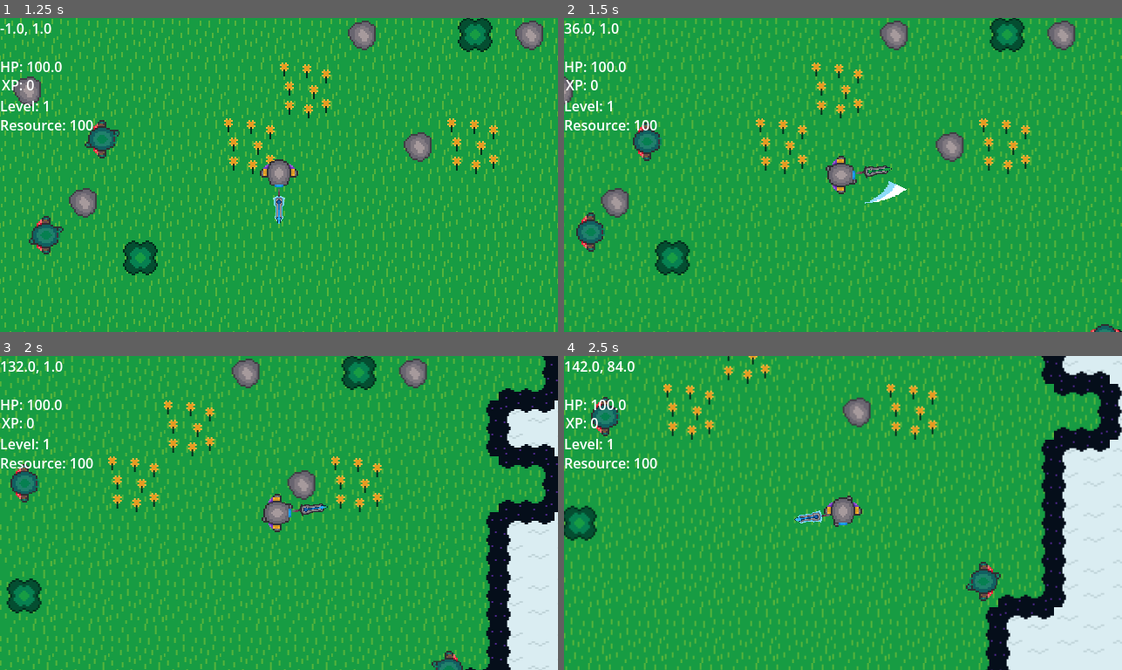
Above: before the commit, frames 1-4 (two rows, left to right).
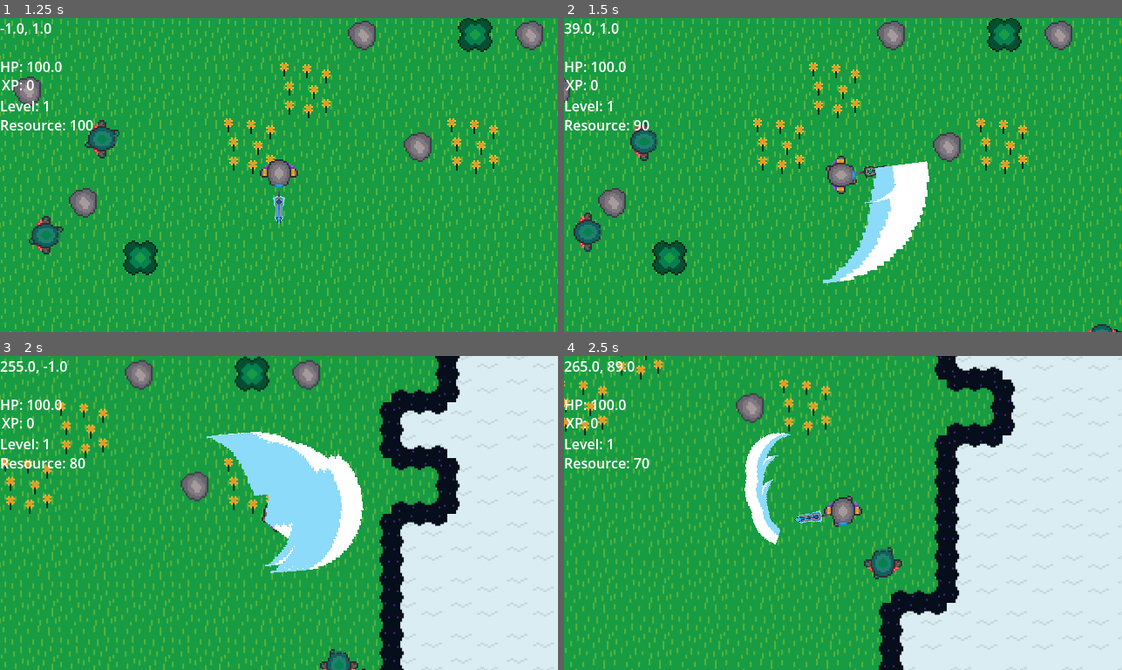
Above: after the commit, the same moments.

Repository: coder1015/real-roguelite
Game: Godot game, scene res://Scenes/main_menu.tscn
Two runs of this game, one before a commit and one after it. Both use one fixed random seed, a clock stepped at 60 frames per second and the inputs below.
Inputs (mouse positions are in pixels of both pictures, inside the frame that each line leads up to):
- Up to frame 1 (1.25 s): click "Start" at 0.5 s
- Up to frame 2 (1.5 s): move the mouse to (965, 159) at 1.27 s; hold D (move_right) from 1.28 s (still down); tap 1 (ability_1) at 1.35 s; click (965, 159) at 1.42 s
- Up to frame 3 (2 s): keep holding D (move_right); tap 2 (ability_2) at 1.55 s
- Up to frame 4 (2.5 s): move the mouse to (731, 528) at 2.02 s; release D (move_right) at 2.03 s; hold S (move_down) from 2.03 s (still down); tap 2 (ability_2) at 2.1 s; tap 3 (ability_3) at 2.3 s

Frame 1 is identical in both runs. In frame 2, 26% of the frame differs, in the area x 0-100%, y 0-100%; in frame 3, 49%; in frame 4, 42%.
Error before the commit: Parse Error: Could not resolve super class inheritance from "BaseAbility". (res://Scripts/SwordAbilities/big_slash.gd:2)

Commit message:
cooldowns added

Diff:
--- a/real-roguelike-godot-name/Scripts/SwordAbilities/slash_dash.gd
+++ b/real-roguelike-godot-name/Scripts/SwordAbilities/slash_dash.gd
@@ -13,6 +13,7 @@
 	cooldown_time = 3.0
 
 func _process(delta: float) -> void:
+	super._process(delta)
 	if _dashing:
 		_do_slash()
 		player.knockback_velocity = _dash_dir * dash_speed
--- a/real-roguelike-godot-name/Scripts/base_ability.gd
+++ b/real-roguelike-godot-name/Scripts/base_ability.gd
@@ -12,10 +12,14 @@
 func _ready() -> void:
 	player = get_tree().get_first_node_in_group("player")
 
+func _process(delta: float) -> void:
+	if _cooldown > 0:
+		_cooldown -= delta
+
 func activate() -> void:
 	if not unlocked:
 		return
-	 if _cooldown > 0:
+	if _cooldown > 0:
 		return
 	if player.resource < resource_cost:
 		return
--- a/real-roguelike-godot-name/Scripts/player.gd
+++ b/real-roguelike-godot-name/Scripts/player.gd
@@ -117,11 +117,11 @@
 func take_damage(damage: int, knockback: Vector2) -> void:
 	if invincible:
 		return
-	print("take_damage called with: ", damage)
+	#print("take_damage called with: ", damage)
 	var damage_taken = max(1.0, damage * (1.0 / (1.0 + (1.0/300.0)*defense)) - (1.0/100.0)*defense)
 	hp -= damage_taken
-	print("damage taken: ", damage_taken)
-	print("hp: ", hp)
+	#print("damage taken: ", damage_taken)
+	#print("hp: ", hp)
 	knockback_velocity = knockback
 	invincible = true
 	$IFrameTimer.start(0.6)
@@ -169,7 +169,7 @@
 	pierce = BASE_PIERCE + ArmorManager.get_stat_total("pierce")
 
 	hp = min(hp + (max_hp - old_max_hp), max_hp)
-	print("Auto damage: " + str(auto_damage))
+	#print("Auto damage: " + str(auto_damage))
 	get_parent().get_node("HUD").update_hp(hp)
 
 
